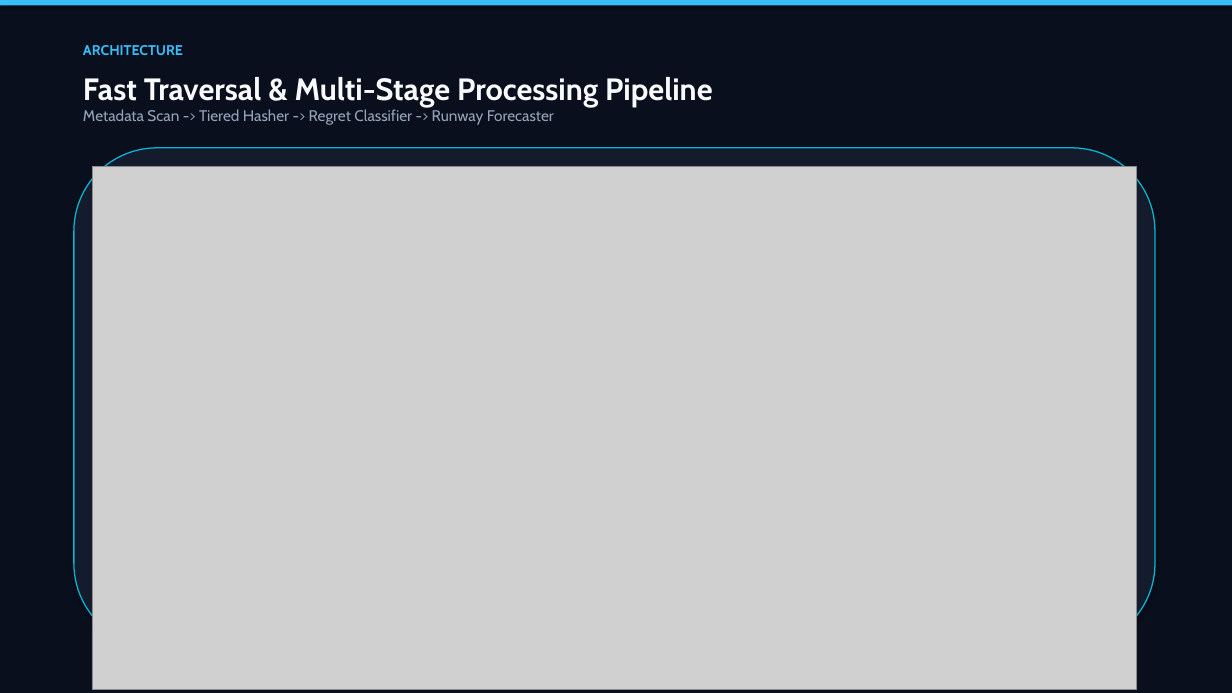
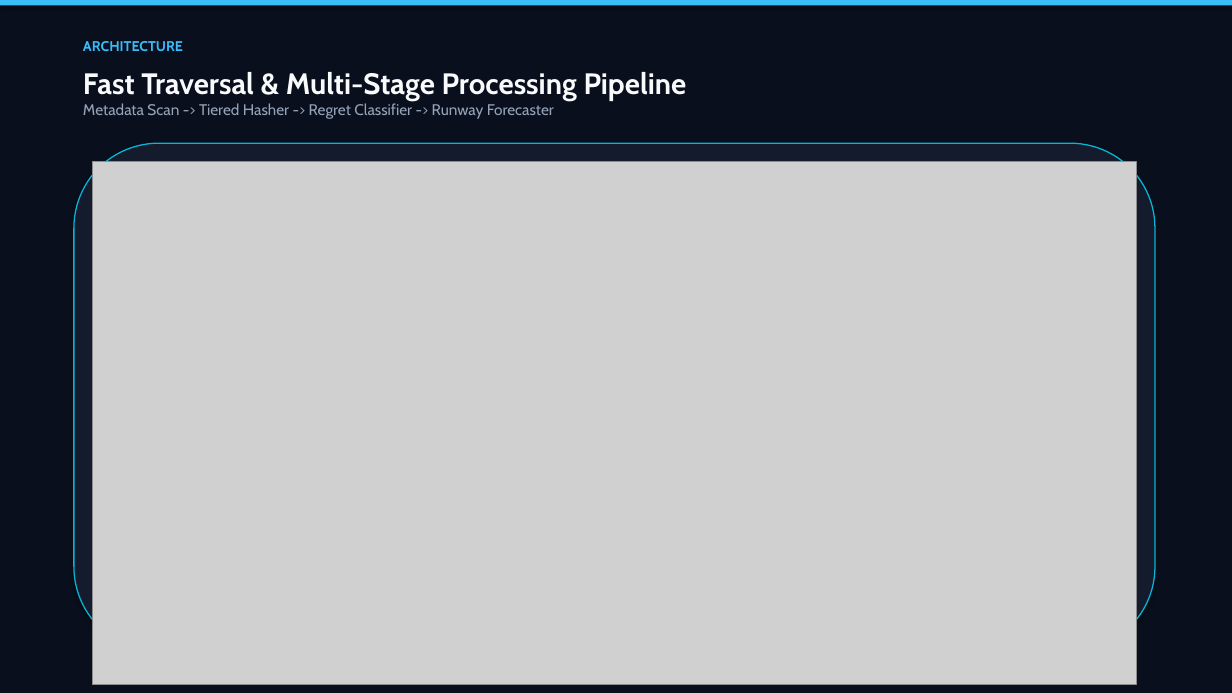
Before and after one commit to basithladdu/sanchay, a slide deck: slide 5 of docs/SANCHAY.pptx. Drawn at 1232x693 pixels with LibreOffice and Linux fonts; fonts in the diff are those of the drawing; grey boxes stand for pictures. Boxes give left, top, right and bottom in pixels: in the first picture for what was removed or moved away, otherwise in the second. Text is boxed around its words. In the diff, an @@ line names an element or a change of style, - is before the commit and + after.

```diff
--- a/docs/SANCHAY.pptx
+++ b/docs/SANCHAY.pptx
@@ text "ARCHITECTURE": place and size @@
-text "ARCHITECTURE" at (83, 45, 183, 55)
+text "ARCHITECTURE" at (83, 41, 183, 51)
@@ text at (83, 72, 687, 101): size 24 to 23 pt in "Fast Traversal & Multi-Stage Processing Pipeline" @@
@@ rounded rectangle: place and size @@
-rounded rectangle at (74, 148, 1155, 647)
+rounded rectangle at (74, 143, 1155, 652)
@@ picture: place and size @@
-picture at (92, 166, 1137, 689)
+picture at (92, 162, 1137, 685)
```
Also in this commit, not shown: 6 other slides changed.
